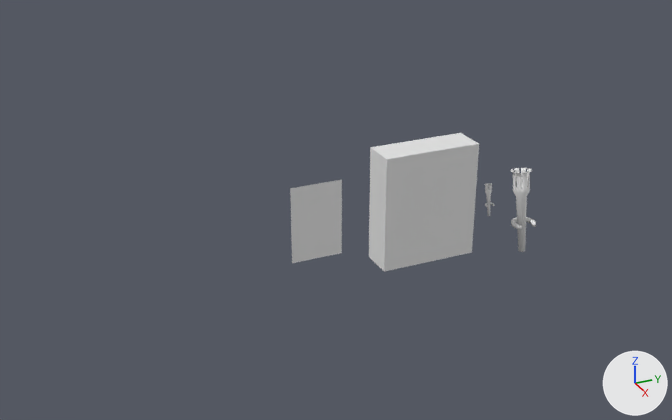
What one commit did to the FBX model Assets/пропсы/пропсы.fbx.
Before and after are seen from a 50 mm lens placed at (3.3, -1.81, 1.69), pointed at (-0.08, -0.29, 0.0). Every picture has the same lights, and +X, +Y and +Z are marked at lower right. Where no turn or scale is listed for an object, it has been applied to the vertices.

The first picture shows 'Cylinder.005', 'Cylinder.008', 'дверь', 'решётка'.
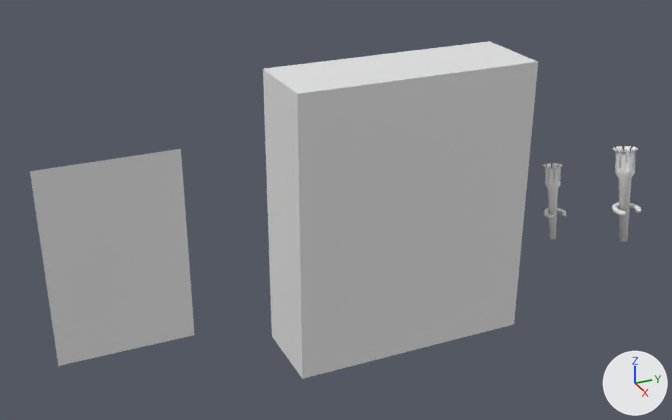
Where the newer file only moved an object's origin or applied its transform, the numbers keep the older frame.

Edits to the bpy script that builds the scene:
```text
Change me_cylinder_013:
    where me_cylinder_013.from_pydata(...)  # 788 vertices, 756 faces; spans x -0.023..0.033, y -0.021..0.023, z -0.128..0.026
    used by ob_cylinder_008; location = (0.0, 0.442, 0.0)
    me_cylinder_013 part 3: the whole mesh is scaled about its middle by 2.4, then moved by (0.007, 0.359, -0.071)
Change me_cylinder_010:
    where me_cylinder_010.from_pydata(...)  # 788 vertices, 756 faces; spans x -0.059..0.086, y -0.057..0.057, z -0.333..0.067
    used by ob_cylinder_005; location = (0.0, 0.621, 0.0)
    me_cylinder_010 part 4: the whole mesh is scaled about its middle by 1.2, then moved by (0.003, 0.608, -0.027)
Change me_cube_001:
    where me_cube_001.from_pydata(...)  # 8 vertices, 6 faces; spans x -0.078..0.078, y -0.226..0.226, z -0.265..0.265
    used by ob_дверь; location = (0.0, 0.098, 0.0)
    me_cube_001 part 1: the whole mesh is scaled about its middle by 2.4, then moved by (0.0, -0.124, 0.0)
Change me_plane_001:
    where me_plane_001.from_pydata(...)  # 4 vertices, 1 face; spans x 0.0, y -0.117..0.117, z -0.174..0.174
    used by ob_решётка; location = (0.0, -0.415, 0.0)
    me_plane_001 part 2
    me_plane_001.vertices[0].co: (0.0, 0.117, 0.174) -> (0.0, -0.562, 0.418)  # pixel (341, 179) -> pixel (180, 148)
    me_plane_001.vertices[1].co: (0.0, 0.117, -0.174) -> (0.0, -0.562, -0.418)  # pixel (341, 253) -> pixel (194, 335)
    me_plane_001.vertices[2].co: (0.0, -0.117, 0.174) -> (0.0, -1.121, 0.418)  # pixel (290, 188) -> pixel (29, 171)
    me_plane_001.vertices[3].co: (0.0, -0.117, -0.174) -> (0.0, -1.121, -0.418)  # pixel (291, 263) -> pixel (58, 365)
```

Boxes (x1, y1, x2, y2) around the edits, measured in the pictures (672 x 420 px):
'дверь', mesh rescaled (149% wider, 142% taller): before (369, 133, 479, 272); after (263, 41, 538, 379)
'решётка', reshaped (213% wider, 160% taller): before (290, 180, 342, 263); after (30, 149, 195, 366)
'Cylinder.005', mesh rescaled (11% wider, 14% taller): before (510, 168, 536, 252); after (612, 146, 641, 242)
'Cylinder.008', mesh rescaled (118% wider, 129% taller): before (484, 183, 494, 216); after (543, 163, 566, 240)
